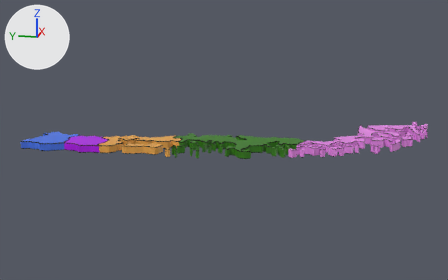
Renders of the FBX model Assets/_Proyecto/Modelos/mapa chile/zona sur.fbx from each side of a commit.
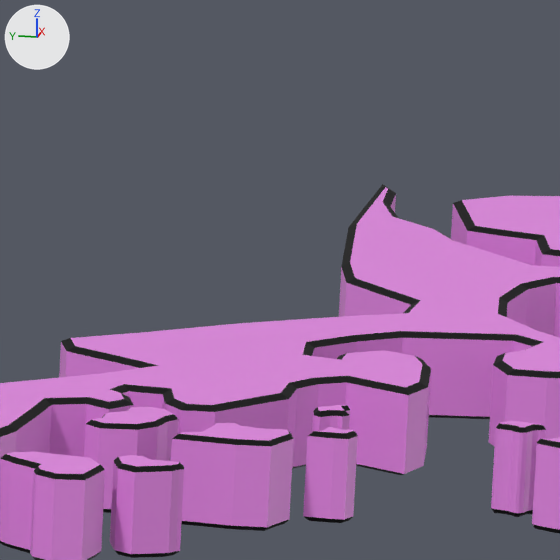
The first picture shows the older version from a 50 mm lens placed at (-3.15, -0.45, 0.8), pointed at (0.22, 0.22, -0.05). The close-ups show both versions on the part from 73% to 84% of the width and 39% to 56% of the height of that picture; other places that the commit changed are outside them. The axes (+X, +Y, +Z) are drawn at upper left. The lights are the same throughout. Where no turn or scale is listed for an object, it has been applied to the vertices.

The older version as bpy lines, for what is in view:
```python
me_vert_016 = bpy.data.meshes.new('Vert.016')
me_vert_016.from_pydata(...)  # 2828 vertices, 2572 faces; spans x -0.362..0.473, y -0.311..0.449, z -0.021..0.021
# faces by material slot: [892, 1680]
me_vert_016.materials.append(mat_magallanes)  # pink #e789e7
me_vert_016.materials.append(mat_black)  # black #000000
ob_xii_magallanes_antartica_chilena = bpy.data.objects.new('XII Magallanes Antartica Chilena', me_vert_016)
ob_xii_magallanes_antartica_chilena.location = (0.2506, -0.6242, -0.0205)
```
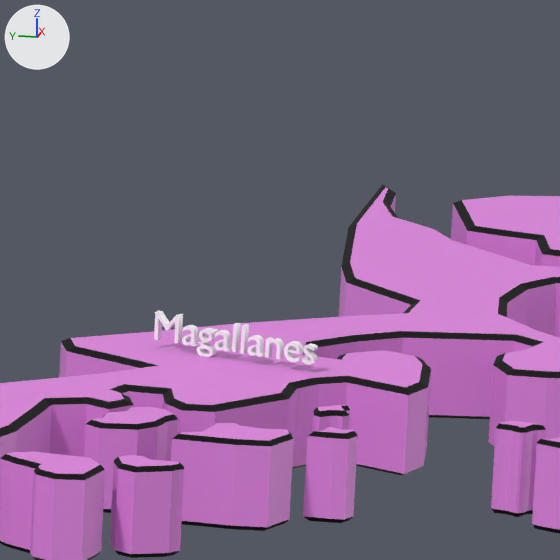
Boxes [x1, y1, x2, y2] around the edits, measured in the close-ups (560 x 560 px):
part 1 of me_vert_016, added
    after: [154, 311, 318, 365]

The change in detail:
Material 'White' (mat_white) is new.
Its base color is (1.0, 1.0, 1.0) (white #ffffff).
Its roughness is 1.0.
me_vert_016 is used by ob_xii_magallanes_antartica_chilena; location (0.2506, -0.6242, -0.0205).
me_vert_016 had 2828 vertices, 2572 faces and spanned x -0.362..0.473, y -0.311..0.449, z -0.021..0.021.
me_vert_016 now has 5010 vertices, 8809 faces and spans x -0.362..0.473, y -0.311..0.449, z -0.021..0.038.
me_vert_016 part 1: 2182 vertices added at x -0.091..-0.052, y 0.113..0.187, z 0.02..0.038.
me_vert_016 now uses material mat_white (white #ffffff).
